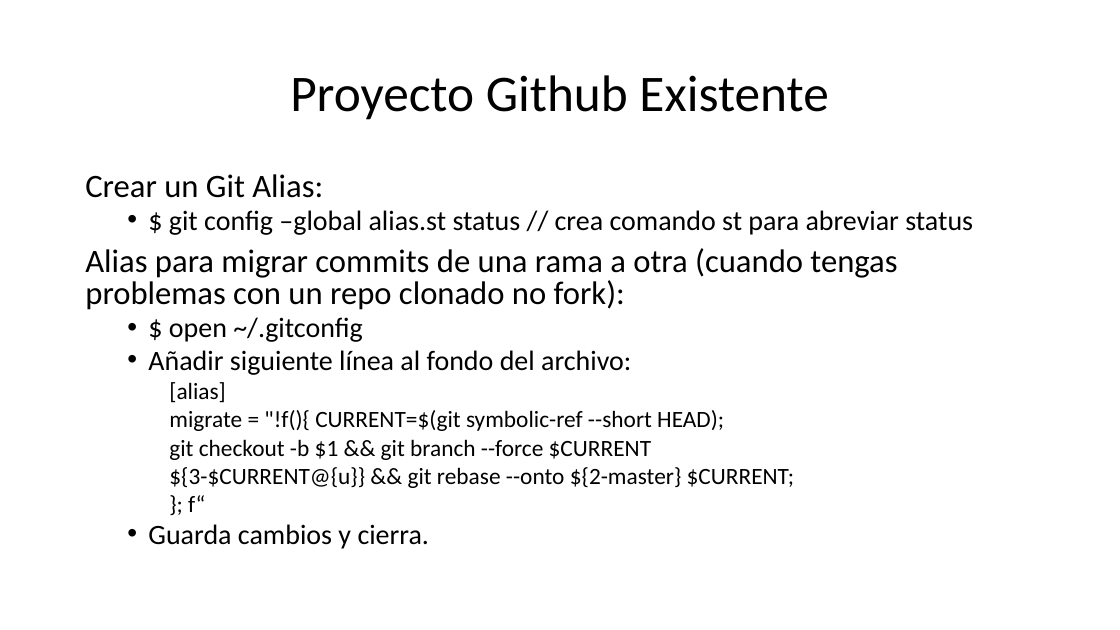
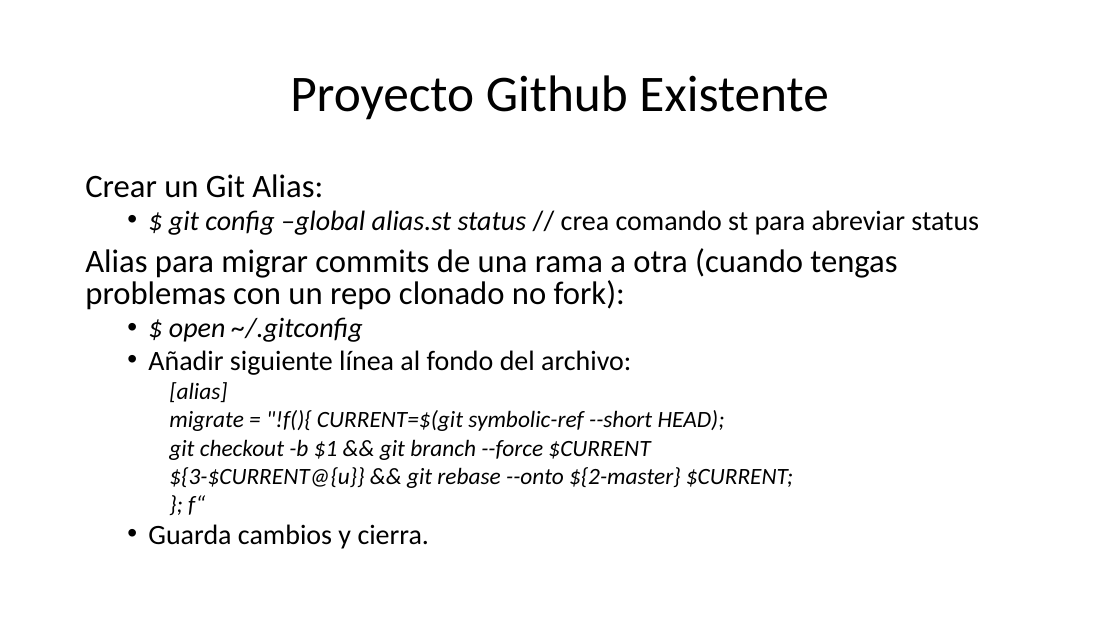
Before and after one commit to arredondo1993/3ra-sesion, a slide deck: slide 29 of github.pptx (slide 30 before the commit). Drawn at 1120x630 pixels with LibreOffice and Linux fonts; fonts in the diff are those of the drawing. Boxes give left, top, right and bottom in pixels: in the first picture for what was removed or moved away, otherwise in the second. Text is boxed around its words. In the diff, an @@ line names an element or a change of style, - is before the commit and + after.

```diff
--- a/github.pptx
+++ b/github.pptx
@@ text at (x1=169, y1=210, x2=979, y2=515): italic on in "$ git config –global alias.st status", "$ open ~/.gitconfig", "[alias]", "migrate = "!f(){ CURRENT=$(git symbolic-ref --short HEAD);" and 3 more places @@
```
Also in this commit, not shown: 7 other slides changed, 1 slide removed, 1 other file.
